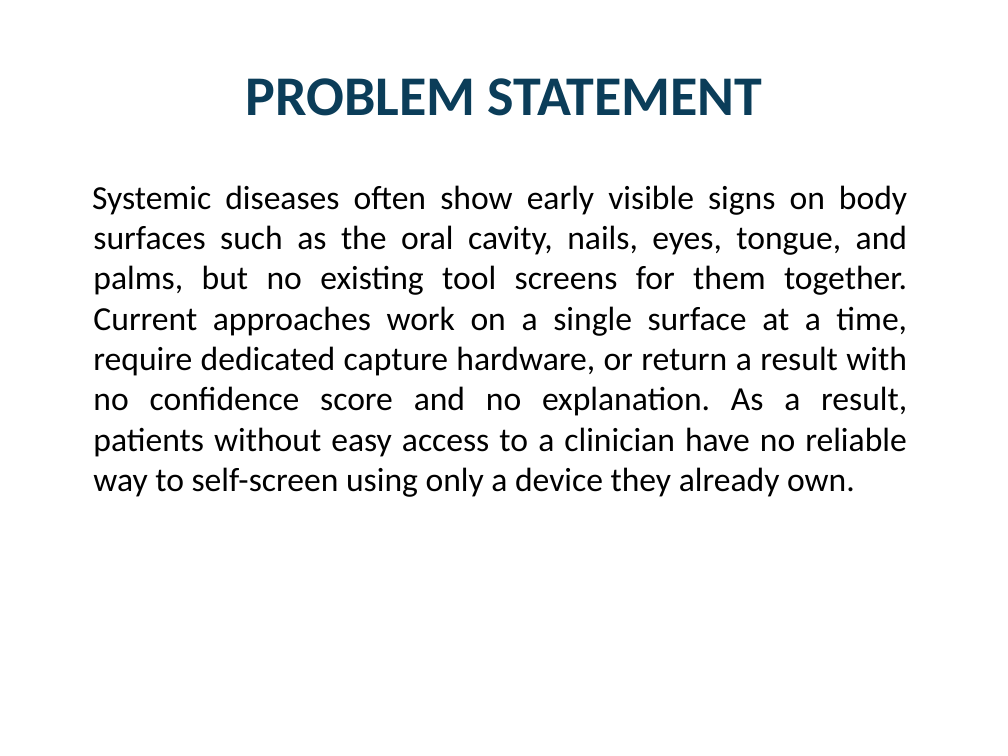
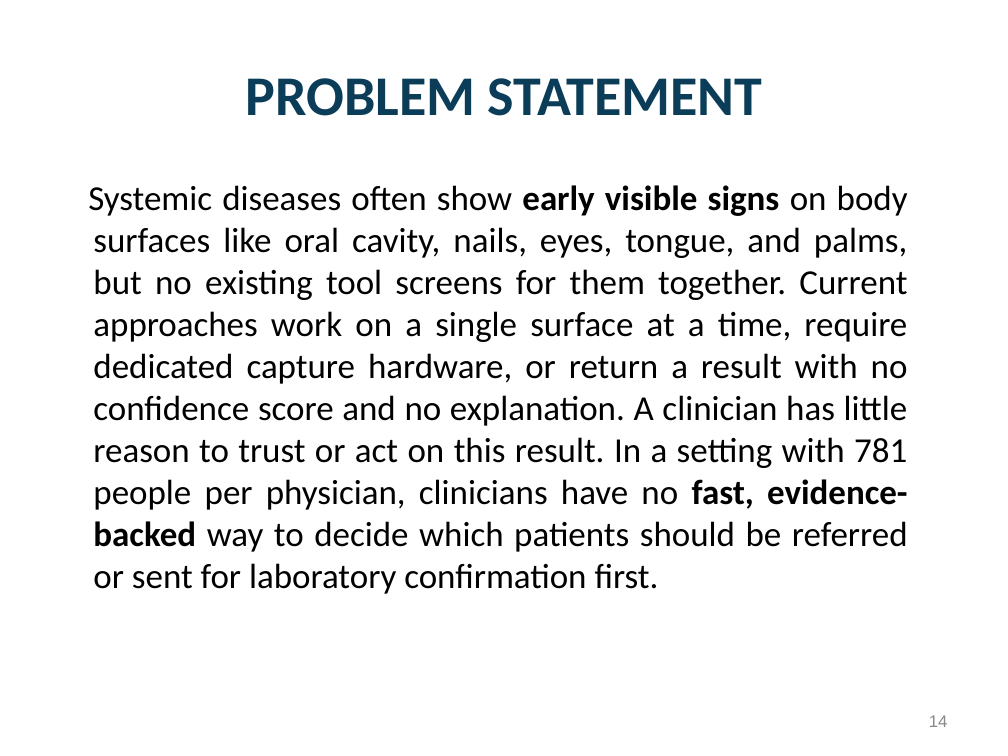
Before and after one commit to Jaffar-Kazmi/GLANCE, a slide deck: slide 14 of docs/proposal/slides.pptx. Drawn at 1008x756 pixels with LibreOffice and Linux fonts; fonts in the diff are those of the drawing; background and template pictures are left out. Boxes give left, top, right and bottom in pixels: in the first picture for what was removed or moved away, otherwise in the second. Text is boxed around its words. In the diff, an @@ line names an element or a change of style, - is before the commit and + after.

Commit message:
final slides

```diff
--- a/docs/proposal/slides.pptx
+++ b/docs/proposal/slides.pptx
@@ text at (x1=88, y1=185, x2=908, y2=594): text changed; size 24 to 25 pt @@
-Systemic diseases often show early visible signs on body surfaces such as the oral cavity, nails, eyes, tongue, and palms, but no existing tool screens for them together. Current approaches work on a single surface at a time, require dedicated capture hardware, or return a result with no confidence score and no explanation. As a result, patients without easy access to a clinician have no reliable way to self-screen using only a device they already own.
+Systemic diseases often show early visible signs on body surfaces like oral cavity, nails, eyes, tongue, and palms, but no existing tool screens for them together. Current approaches work on a single surface at a time, require dedicated capture hardware, or return a result with no confidence score and no explanation. A clinician has little reason to trust or act on this result. In a setting with 781 people per physician, clinicians have no fast, evidence-backed way to decide which patients should be referred or sent for laboratory confirmation first.
@@ page number added at (x1=929, y1=715, x2=948, y2=727), 12 pt, text #888888 @@
+14
```
Also in this commit, not shown: 24 other slides changed, 5 slides added, 1 slide removed.
